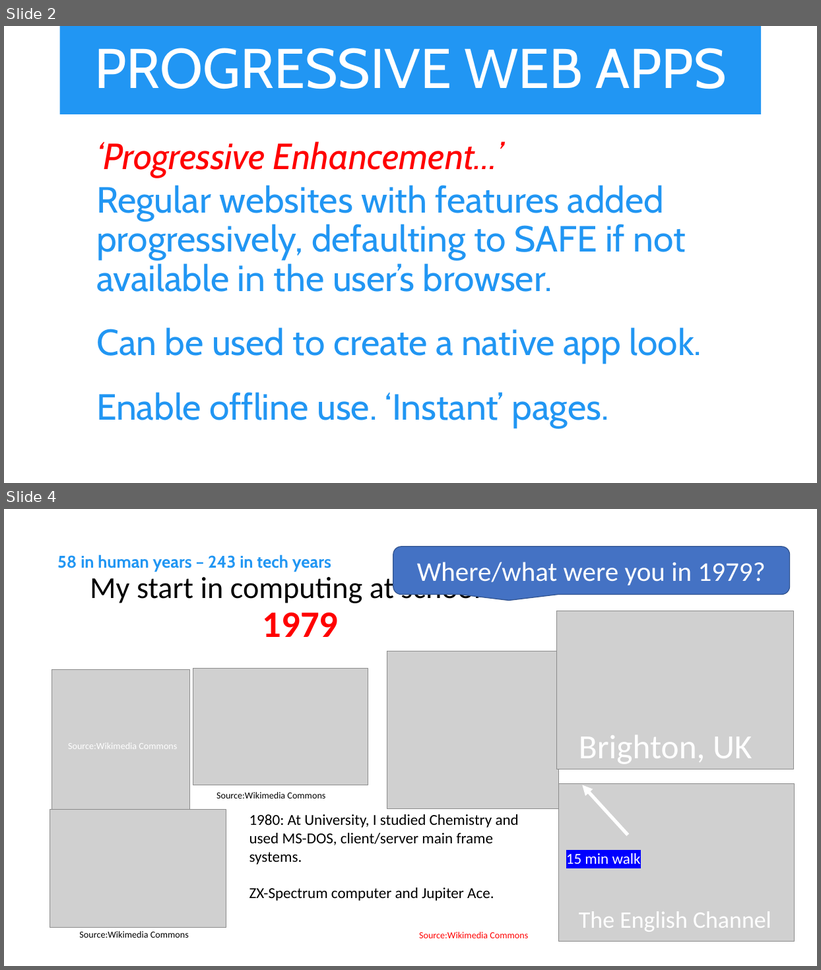
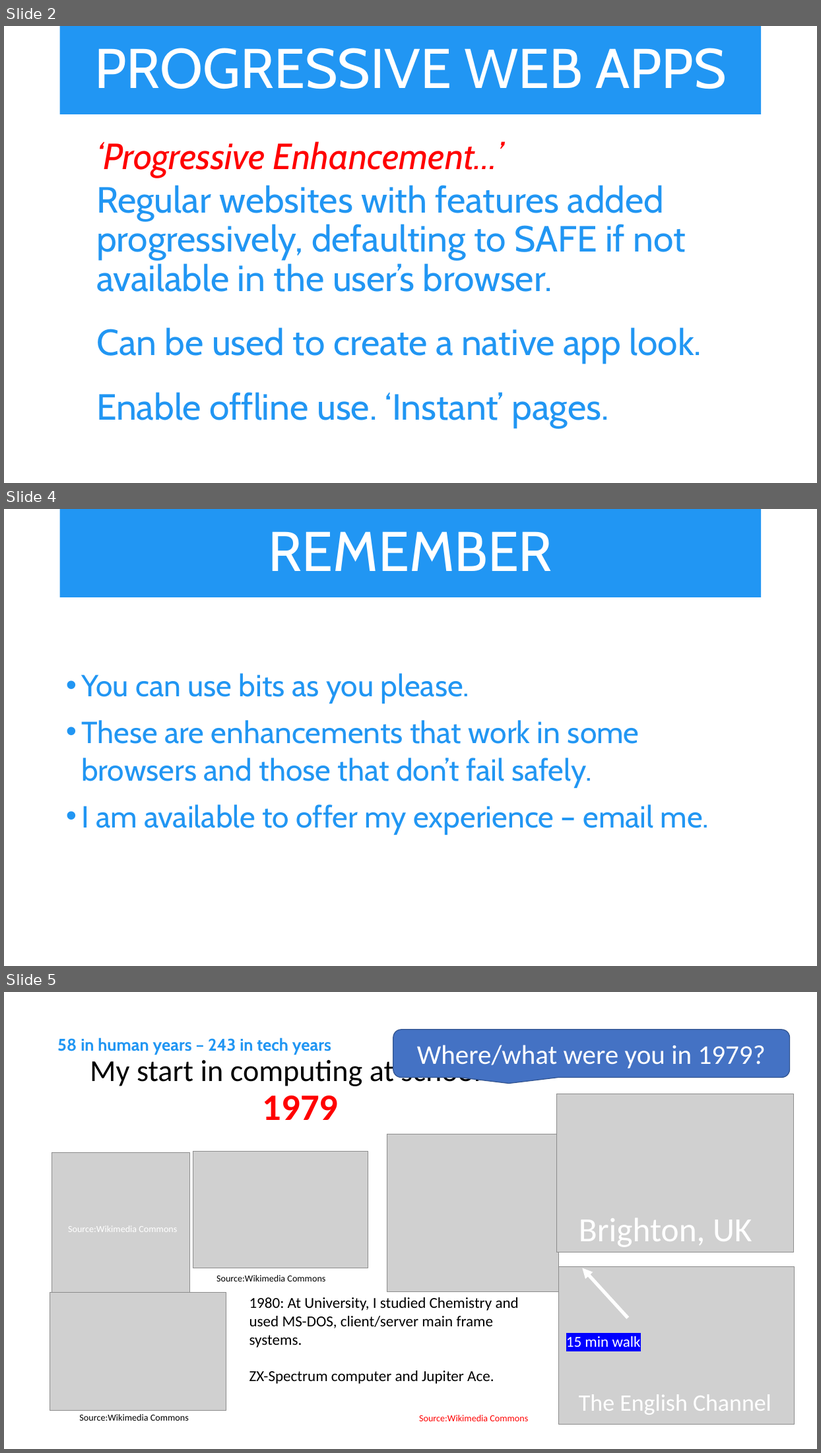
Before and after one commit to aniWeyn/pwa, a slide deck: PWA.pptx. Shown one above the other, each under a label of ours: slides 2 and 4 before the commit, slides 2, 4 and 5 after it; the slides between them are not shown. The pictures are 821x970 and 821x1453 pixels, drawn with LibreOffice and Linux fonts; fonts in the diff are those of the drawing; grey boxes stand for pictures. Boxes give left, top, right and bottom in pixels: in the first picture for what was removed or moved away, otherwise in the second. Text is boxed around its words. In the diff, an @@ line names an element or a change of style, - is before the commit and + after.

```diff
--- a/PWA.pptx
+++ b/PWA.pptx
@@ slide 4 added at [4,509,817,966], background #FFFFFF @@
@@ title added at [60,509,762,597], fill #2196F3, 66 pt, text #FFFFFF @@
+REMEMBER
@@ text added at [81,673,710,835], 36 pt, text #2196F3 @@
+• You can use bits as you please.
+• These are enhancements that work in some browsers and those that don’t fail safely.
+• I am available to offer my experience – email me.
@@ what was slide 4 is now slide 5 @@
```
Also in this commit, not shown: 2 slides changed, 3 other files.
